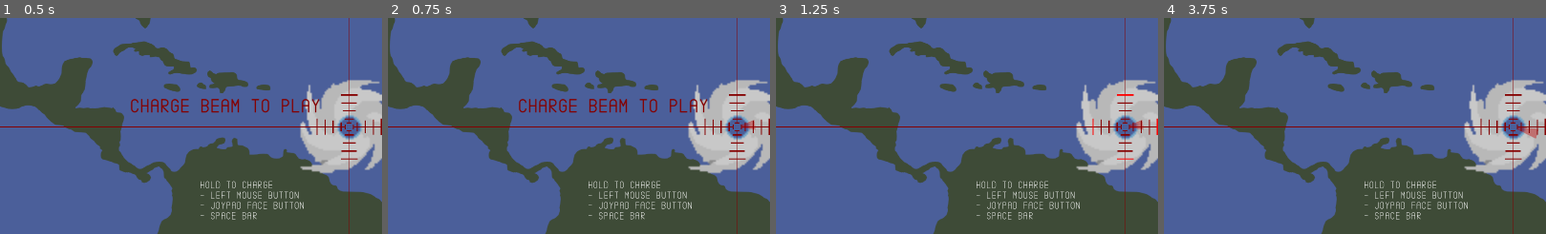
Above: before the commit, frames 1-4 (left to right).
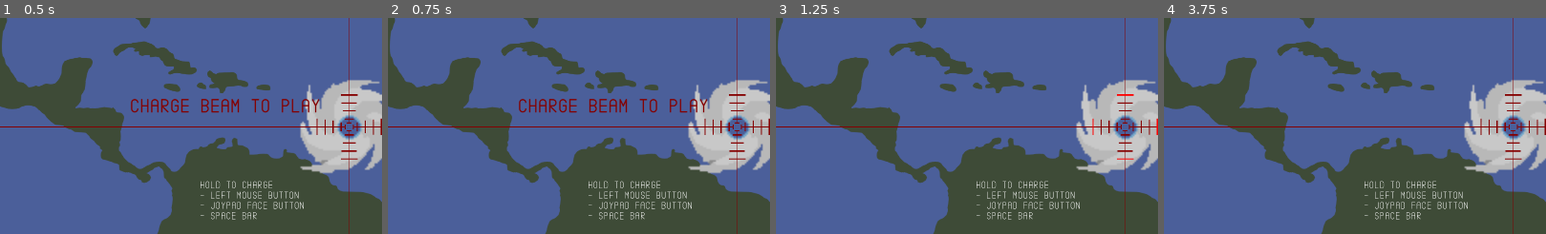
Above: after the commit, the same moments.

Repository: nschrag/BigHurricaneHunter
Game: Godot game, scene res://Map02.tscn
Same seed, same stepped clock (60 frames per second), same inputs: the game is played once before the commit and once after it.
Inputs (mouse positions are % of the whole screen's width and height, from its top left):
- Up to frame 1 (0.5 s): no input
- Up to frame 2 (0.75 s): tap Enter (ui_accept) at 0.5 s; move the mouse to (72, 45) at 0.52 s; hold Right (ui_right) from 0.53 s (still down); hold Space (fire) from 0.53 s (still down)
- Up to frame 3 (1.25 s): keep holding Right (ui_right); keep holding Space (fire); tap Enter (ui_accept) at 0.77 s
- Up to frame 4 (3.75 s): tap Enter (ui_accept) at 1.25, 1.52, 2.75, 3.02, 3.5 s; move the mouse to (30, 55) at 1.27 s; release Right (ui_right) at 1.28 s; release Space (fire) at 1.28 s; hold Down (ui_down) 1.28-2.03 s; tap Z at 1.35, 2.85 s; move the mouse to (60, 28) at 2.02 s; hold Right (ui_right) 2.03-2.78 s; hold Space (fire) 2.03-2.78 s; move the mouse to (45, 70) at 2.77 s; hold Up (ui_up) 2.78-3.53 s; move the mouse to (80, 65) at 3.52 s; hold Left (ui_left) from 3.53 s (still down); hold Space (fire) from 3.53 s (still down)
The pictures show only the part of the screen within x 18-68%, y 50-100%; the shares and areas given below are measured in that part.

Frame 1 is identical in both runs. In frame 2, less than 0.1% of the frame differs, in the area x 92-97%, y 47-52%; in frame 3, less than 0.1%; in frame 4, 0.2%, in the area x 92-98%, y 50-56%.

Commit message:
Hide the reticule's mouse line on menus

Diff:
--- a/Game.gd
+++ b/Game.gd
@@ -54,7 +54,7 @@
 func begin_state_title() -> void:
 	$Title.visible = true
 	reticule.set_reticule_position(Vector2(270, 270))
-	reticule.show_text(false, true)
+	reticule.show_text(false, true, false)
 
 func process_state_title(delta: float) -> void:
 	reticule.process_input(delta, false)
@@ -67,7 +67,7 @@
 	$Map01/Area2D.damage = 0
 	$DamageMeter.reset_state()
 	game_timer.start_timer()
-	reticule.show_text(true, true)
+	reticule.show_text(true, true, true)
 	current_spawn_rate = spawn_rate
 	next_spawn_time = 0
 	next_spawn_rate_increase_time = spawn_rate_increase_interval * 1000
@@ -104,10 +104,10 @@
 		var index = scores.insert_high_score(game_timer.duration)
 		var y_pos = scores.get_child(index).global_position.y + 40
 		reticule.set_reticule_position(Vector2(270, y_pos))
-		reticule.show_text(false, false)
+		reticule.show_text(false, false, false)
 	else:
 		reticule.set_reticule_position(Vector2(270, 270))
-		reticule.show_text(false, true)
+		reticule.show_text(false, true, false)
 
 func process_state_results(delta: float) -> void:
 	if delay_process_results < Time.get_ticks_msec():
--- a/Reticule.gd
+++ b/Reticule.gd
@@ -17,6 +17,7 @@
 @onready var aim_speed_label = $Center/AimSpeed/Value
 @onready var charge_speed_label = $Center/ChargeSpeed/Value
 @onready var timer_label = $Center/DateTime
+@onready var mouse_line = $Center/MouseLineRoot
 
 signal fire(target_pos:Vector2, fully_charged:bool)
 signal charge_level_changed(value: int)
@@ -113,10 +114,11 @@
 	aim_speed_label.text = "1.00"
 	charge_speed_label.text = "1.00"
 
-func show_text(show_aim_speed: bool, show_timer: bool) -> void:
+func show_text(show_aim_speed: bool, show_timer: bool, show_mouse_line: bool) -> void:
 	aim_speed_label.get_parent().visible = show_aim_speed
 	charge_speed_label.get_parent().visible = show_aim_speed
 	timer_label.visible = show_timer
+	mouse_line.visible = show_mouse_line
 
 func random_in_circle(radius: float) -> Vector2:
 	var r = radius * sqrt(randf())
@@ -132,7 +134,7 @@
 		if p.length() > mouse_cursor_range:
 			p = p.normalized() * mouse_cursor_range
 		$Center/MouseCursor.position = p
-		var cursor: MouseCursor = $Center/MouseLine
+		var cursor: MouseCursor = $Center/MouseLineRoot/MouseLine
 		cursor.set_cursor_position(p)
 
 	if event.is_action_released("fire") && charge_level > 0:
--- a/Reticule.tscn
+++ b/Reticule.tscn
@@ -51,7 +51,9 @@
 modulate = Color(0.521569, 0, 0, 1)
 texture = ExtResource("2_lob25")
 
-[node name="MouseLine" type="Line2D" parent="Center"]
+[node name="MouseLineRoot" type="Node2D" parent="Center"]
+
+[node name="MouseLine" type="Line2D" parent="Center/MouseLineRoot"]
 points = PackedVector2Array(0, 0, 0, 0)
 width = 25.0
 width_curve = SubResource("Curve_d7jy1")
